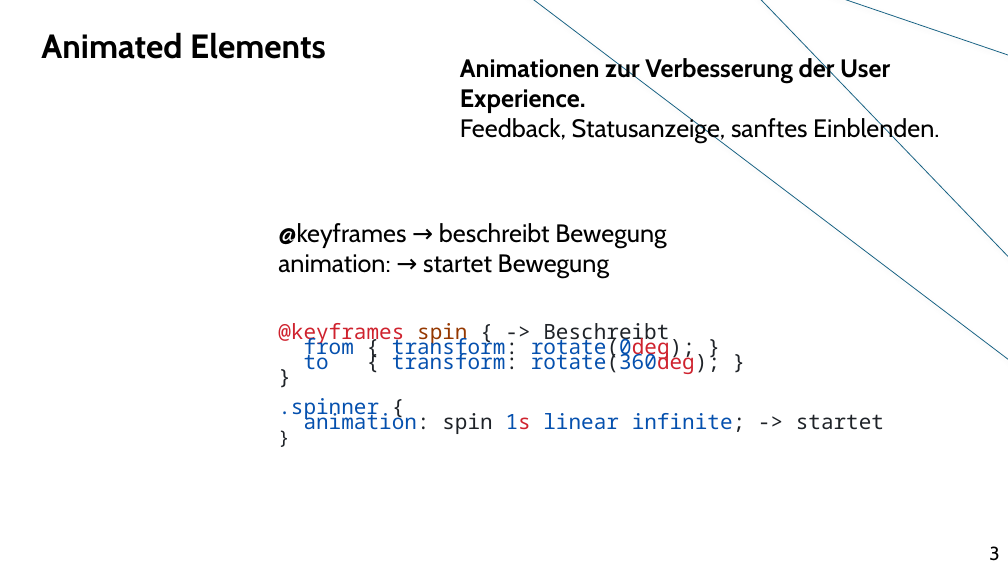
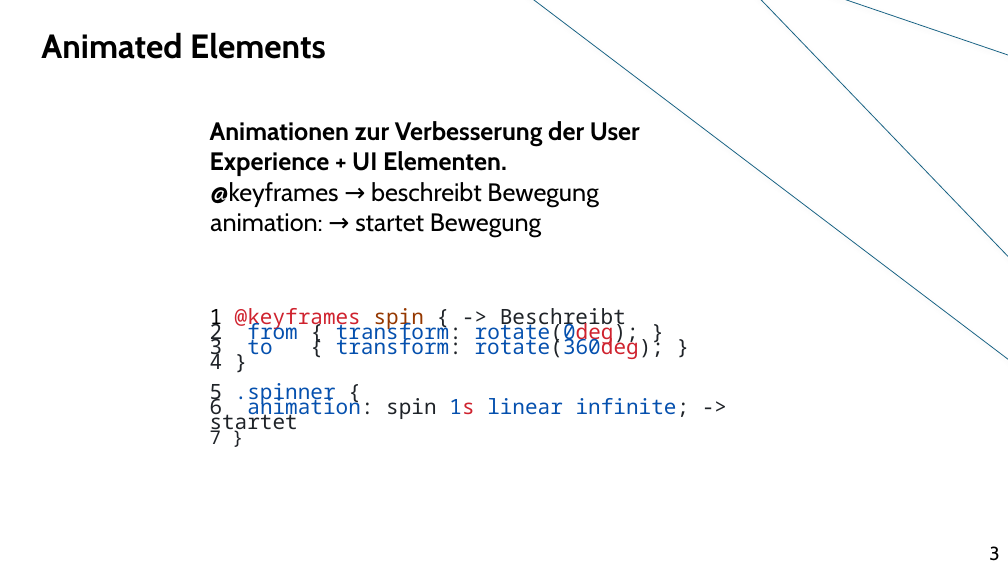
Before and after one commit to wannas234/CSS-Animationen-und-Transitionen, a slide deck: slide 4 of Präsentation-CSS-T&A.pptx. Drawn at 1008x567 pixels with LibreOffice and Linux fonts; fonts in the diff are those of the drawing; background and template pictures are left out. Boxes give left, top, right and bottom in pixels: in the first picture for what was removed or moved away, otherwise in the second. Text is boxed around its words. In the diff, an @@ line names an element or a change of style, - is before the commit and + after.

```diff
--- a/Präsentation-CSS-T&A.pptx
+++ b/Präsentation-CSS-T&A.pptx
@@ text at [210,121,640,176]: text changed @@
-Animationen zur Verbesserung der User Experience.
-Feedback, Statusanzeige, sanftes Einblenden.
+Animationen zur Verbesserung der User Experience + UI Elementen.
@@ text "@keyframes → beschreibt Bewegung": place and size @@
-text "@keyframes → beschreibt Bewegung" at [278,223,666,278]
+text "@keyframes → beschreibt Bewegung" at [210,182,598,238]
@@ text at [210,308,690,444]: text changed @@
-@keyframes spin { -> Beschreibt
-from { transform: rotate(0deg); }
-to { transform: rotate(360deg); }
-}
-.spinner {
-animation: spin 1s linear infinite; -> startet
-}
+1 @keyframes spin { -> Beschreibt
+2 from { transform: rotate(0deg); }
+3 to { transform: rotate(360deg); }
+4 }
+5 .spinner {
+6 animation: spin 1s linear infinite; -> startet
+7 }
```
Also in this commit, not shown: 3 other slides changed, 2 slides added, 1 slide removed, 4 other files.
